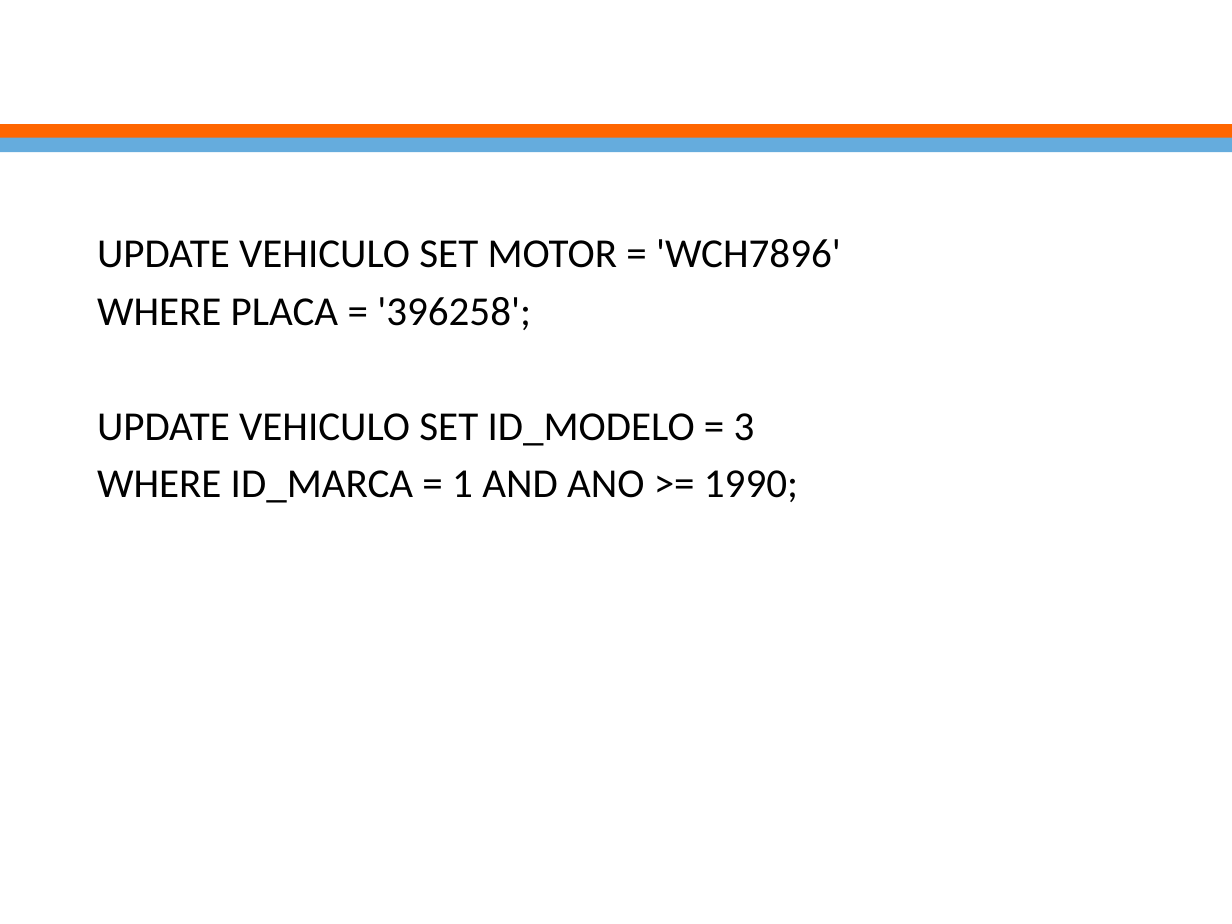
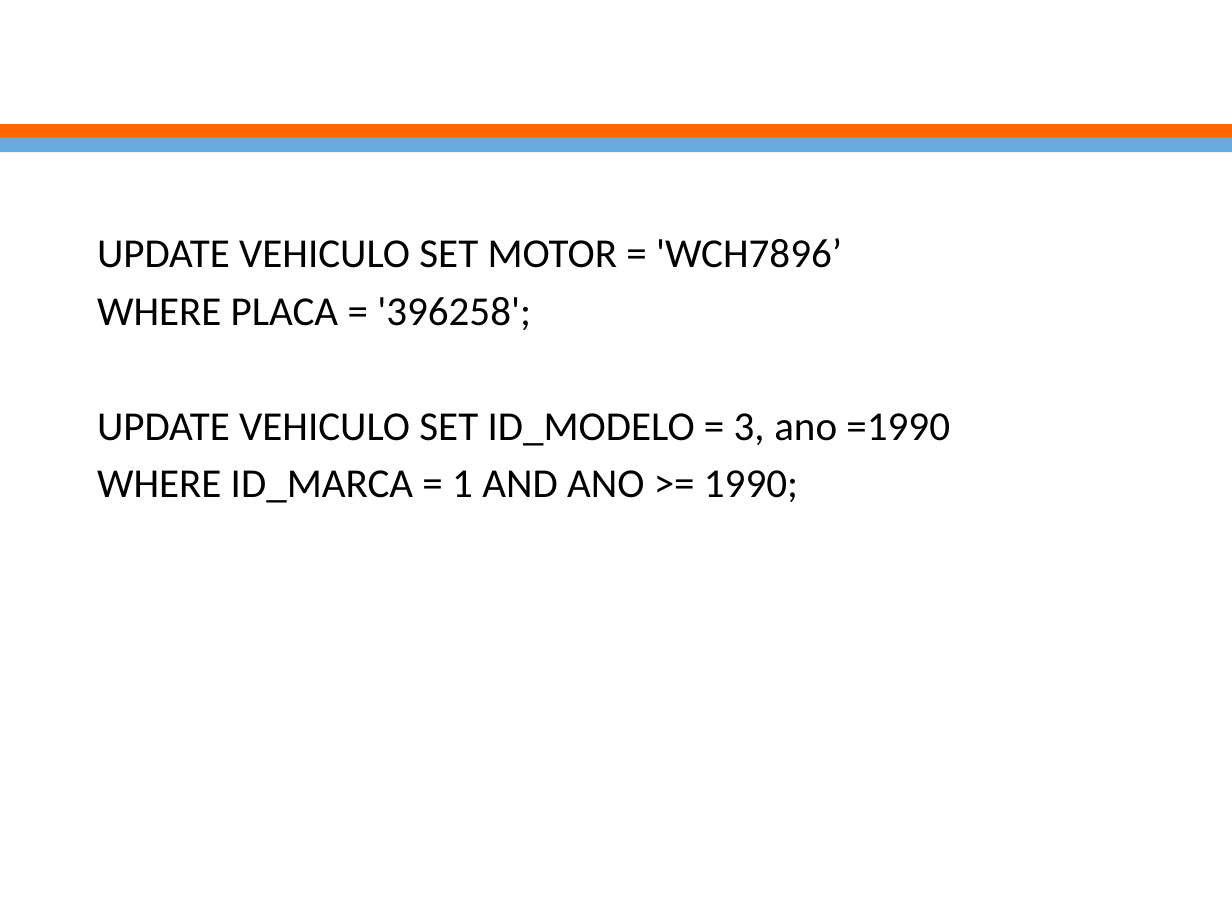
Before and after one commit to ejimenezdelgado/funda_datos_miercoles_1_2019, a slide deck: slide 37 of Semana 8/clase8.pptx. Drawn at 1232x924 pixels with LibreOffice and Linux fonts; fonts in the diff are those of the drawing; background and template pictures are left out. Boxes give left, top, right and bottom in pixels: in the first picture for what was removed or moved away, otherwise in the second. Text is boxed around its words. In the diff, an @@ line names an element or a change of style, - is before the commit and + after.

```diff
--- a/Semana 8/clase8.pptx
+++ b/Semana 8/clase8.pptx
@@ text at box(97, 238, 842, 268): text changed @@
-UPDATE VEHICULO SET MOTOR = 'WCH7896'
+UPDATE VEHICULO SET MOTOR = 'WCH7896’
@@ text at box(97, 413, 950, 446): text changed @@
-UPDATE VEHICULO SET ID_MODELO = 3
+UPDATE VEHICULO SET ID_MODELO = 3, ano =1990
```
Also in this commit, not shown: 9 other files.
